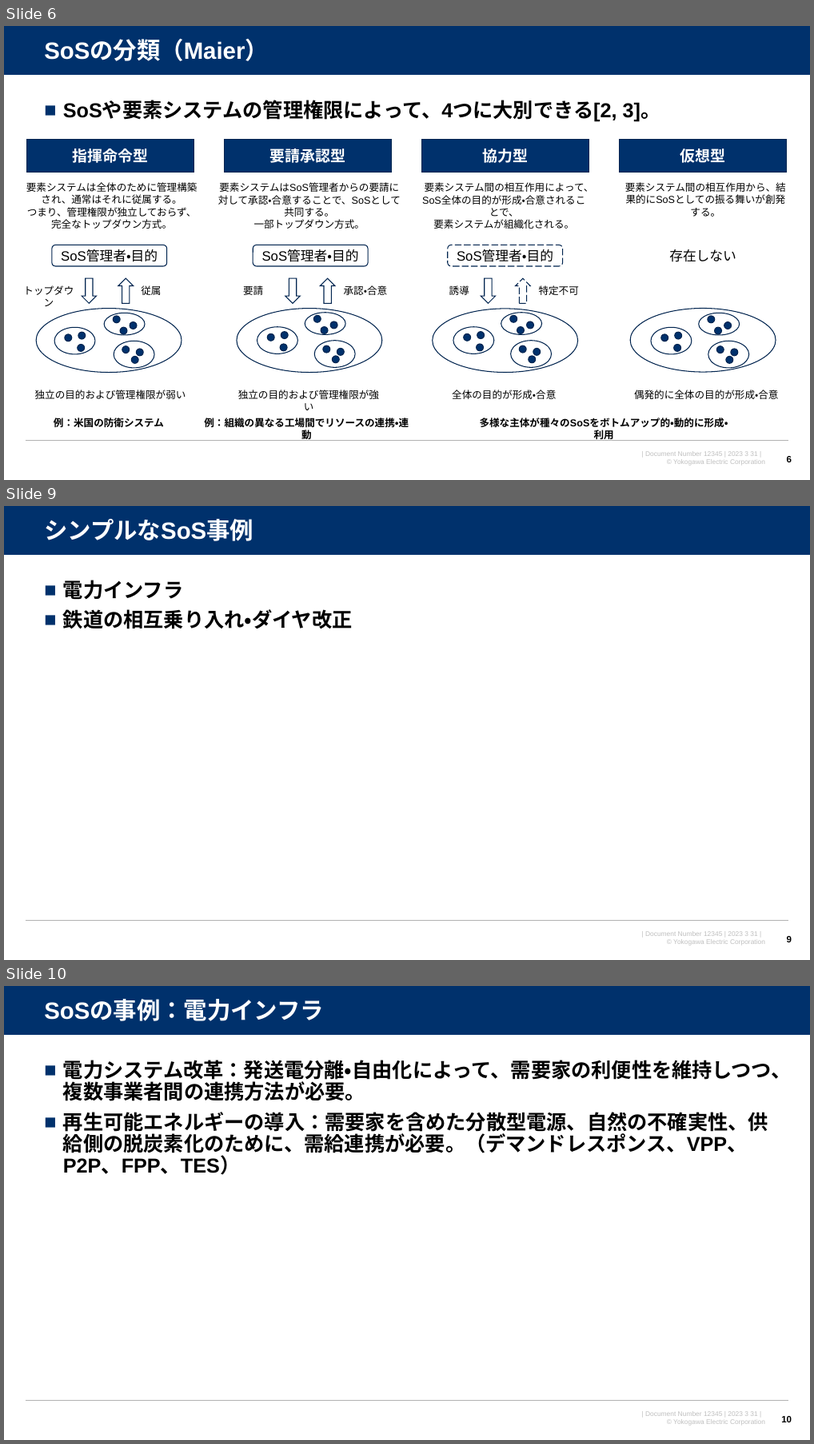
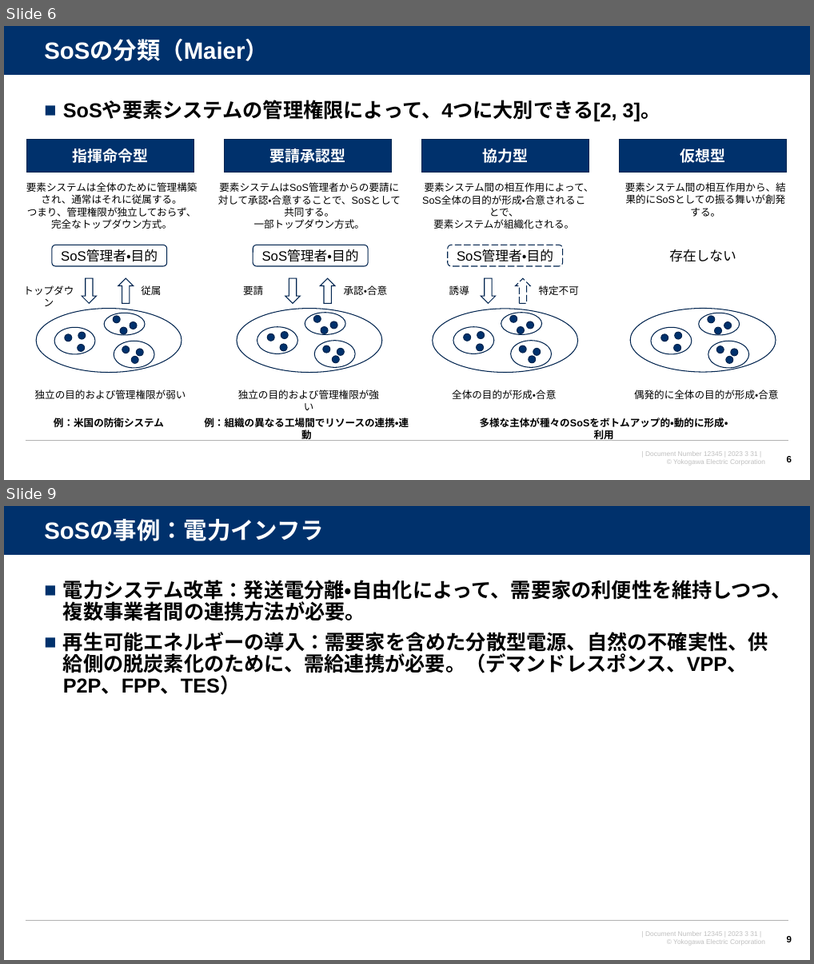
Before and after one commit to watarukumagai-git/opt, a slide deck: SoS/230802_SoS分科会第6回進め方のご相談_rev.0.pptx. Shown one above the other, each under a label of ours: slides 6, 9 and 10 before the commit, slides 6 and 9 after it; the slides between them are not shown. The pictures are 814x1444 and 814x964 pixels, drawn with LibreOffice and Linux fonts; fonts in the diff are those of the drawing; background and template pictures are left out. Boxes give left, top, right and bottom in pixels: in the first picture for what was removed or moved away, otherwise in the second. Text is boxed around its words. In the diff, an @@ line names an element or a change of style, - is before the commit and + after.

```diff
--- a/SoS/230802_SoS分科会第6回進め方のご相談_rev.0.pptx
+++ b/SoS/230802_SoS分科会第6回進め方のご相談_rev.0.pptx
@@ slide 9 removed at [4, 506, 810, 960], background #FFFFFF; not listed: 4 template elements that a slide beside it also shows @@
@@ title removed at [44, 519, 254, 541] @@
-シンプルなSoS事例
@@ text removed at [63, 580, 353, 629] @@
-■ 電力インフラ
-■ 鉄道の相互乗り入れ・ダイヤ改正
@@ page number removed at [787, 935, 792, 944] @@
-9
@@ what was slide 10 is now slide 9 @@
@@ page number at [787, 935, 792, 944]: text changed @@
-10
+9
```
Also in this commit, not shown: 5 slides changed.
